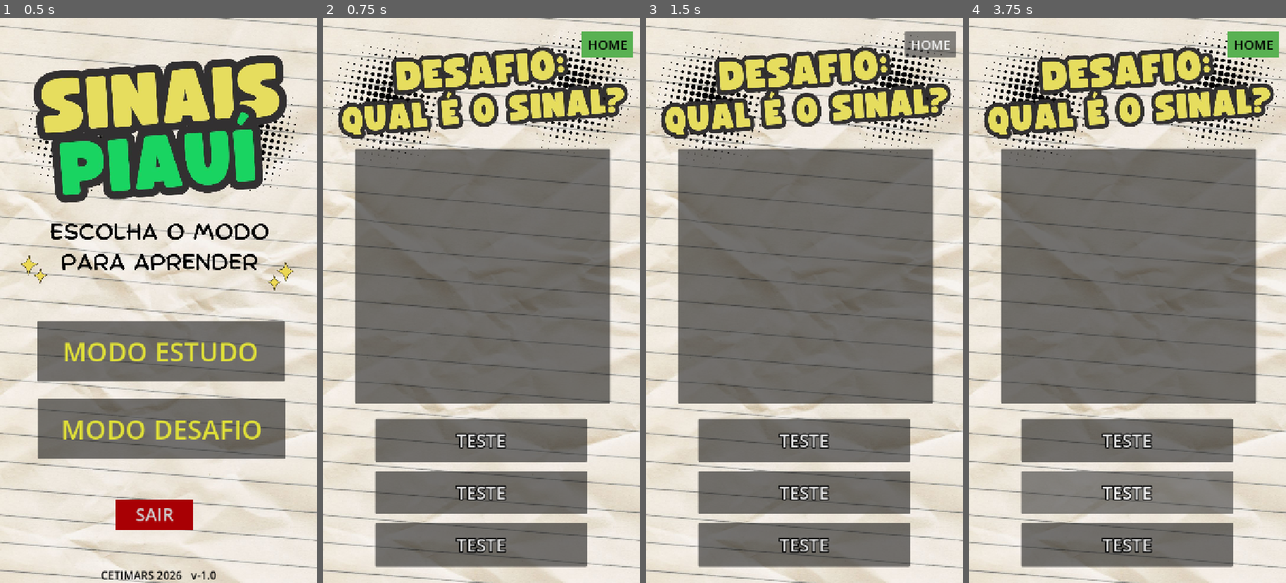
Above: before the commit, frames 1-4 (left to right).
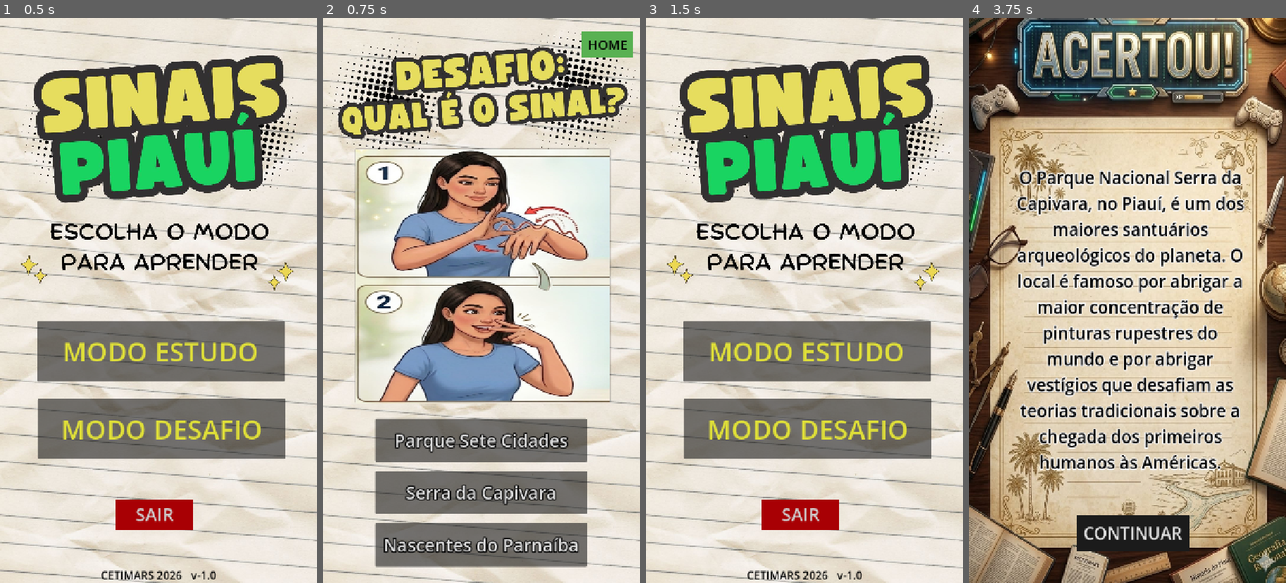
Above: after the commit, the same moments.

Repository: hesronf2-coder/projeto-sinais-do-piaui
Game: Godot game, scene res://scenes/tela_home.tscn
Same seed, same stepped clock (60 frames per second), same inputs: the game is played once before the commit and once after it.
Inputs (mouse positions are in pixels of both pictures, inside the frame that each line leads up to):
- Up to frame 1 (0.5 s): no input
- Up to frame 2 (0.75 s): click "MODO DESAFIO" at 0.5 s
- Up to frame 3 (1.5 s): click "HOME" at 1.25 s
- Up to frame 4 (3.75 s): click (1127, 441) at 2 s, where only the run before the commit has a clickable "TESTE"; click "TESTE" (after the commit: "Parque Sete Cidades") at 2.75 s; click "TESTE" (after the commit: "Serra da Capivara") at 3.5 s

Frame 1 is identical in both runs. In frame 2, 39% of the frame differs, in the area x 10-91%, y 23-95%; in frame 3, 55%; in frame 4, 96%, in the area x 0-100%, y 0-100%.
Error before the commit: Parse Error: Function "_game_progress()" not found in base self. (res://scripts/controllers/game_controllers.gd:32)

Commit message:
Update game_controllers.gd - função com informações da questão e conectando botões

Diff:
--- a/scripts/controllers/game_controllers.gd
+++ b/scripts/controllers/game_controllers.gd
@@ -80,3 +80,39 @@
 	$Control/ButtonGoQuestion.hide()
 	index += 1
 	load_quiz()
+func _game_progress() -> void:
+	$Control/GameProgress.show()
+	$Control/GameProgress/ScoreText.text = str(correct, " de ", quiz.theme.size() - 1)
+
+
+func _question_info() -> void:
+	$Control/QuestionInfo.show()
+	$Control/QuestionOpitions.hide()
+	$Control/ButtonHome.hide()
+
+
+func _on_button_continue_pressed() -> void:
+	$AudioGoQuestion.play()
+	$Control/QuestionInfo.hide()
+	$Control/QuestionOpitions.show()
+	$Control/ButtonHome.show()
+
+	if index >= quiz.theme.size() -1:
+		_game_progress()
+	else:
+		_next_question()
+
+
+func _on_button_go_question_pressed() -> void:
+	$AudioGoQuestion.play()
+	_next_question()
+
+
+func _on_button_exit_pressed() -> void:
+	$AudioGoQuestion.play()
+	get_tree().change_scene_to_file("res://scenes/tela_home.tscn")
+
+
+func _on_button_home_pressed() -> void:
+	$AudioGoQuestion.play()
+	get_tree().change_scene_to_file("res://scenes/tela_home.tscn")
